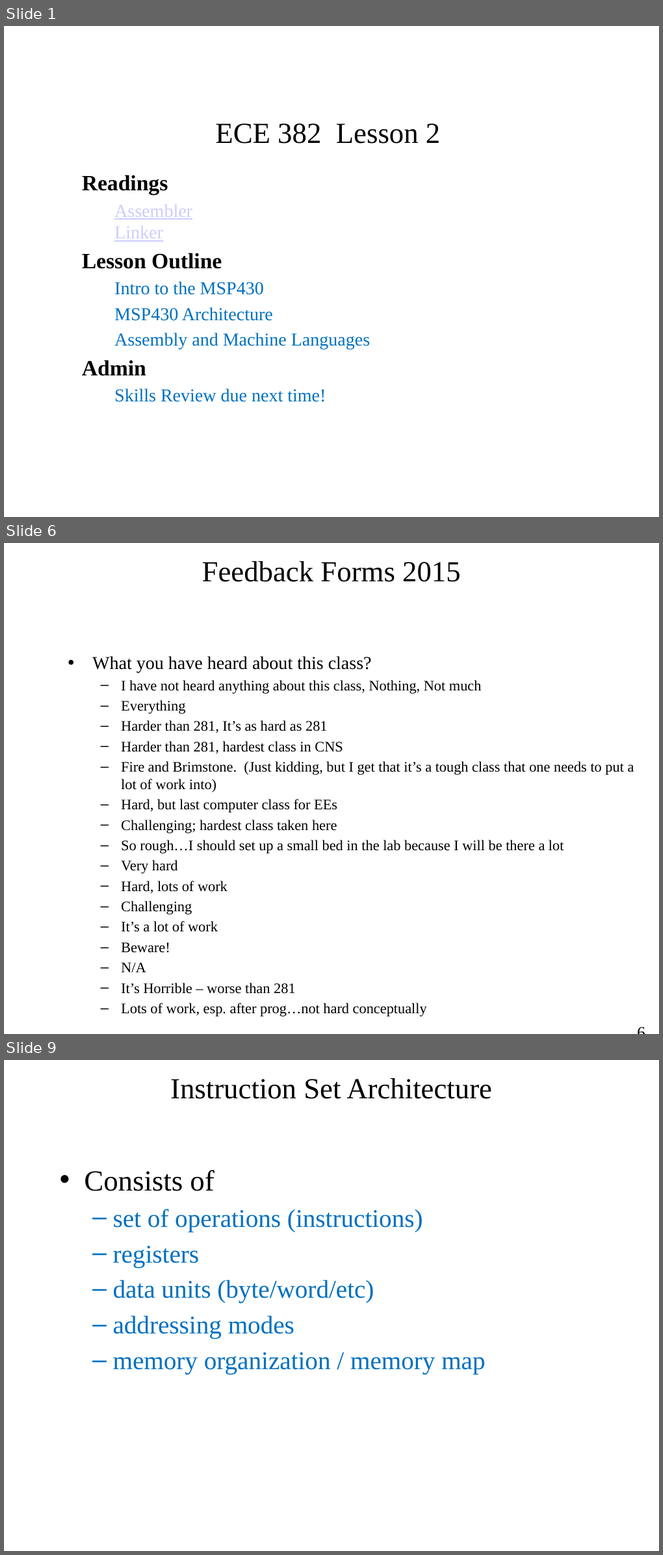
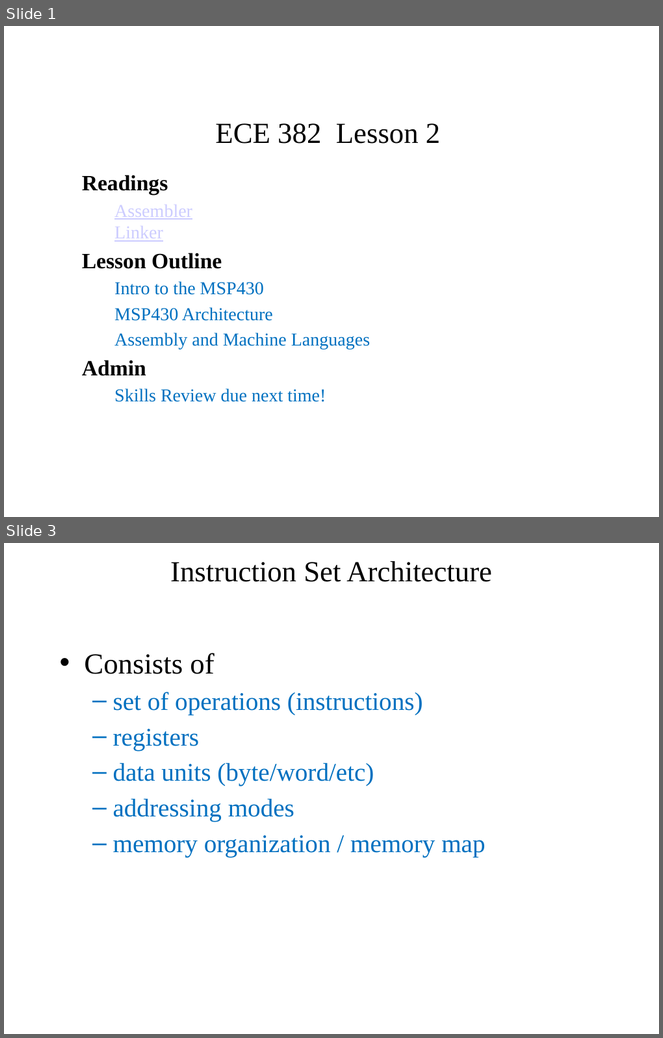
Before and after one commit to pw4rn3r/ECE382, a slide deck: notes/L2/Lsn2.pptx. Shown one above the other, each under a label of ours: slides 1, 6 and 9 before the commit, slides 1 and 3 after it; the slides between them are not shown. The pictures are 663x1555 and 663x1038 pixels, drawn with LibreOffice and Linux fonts; fonts in the diff are those of the drawing. Boxes give left, top, right and bottom in pixels: in the first picture for what was removed or moved away, otherwise in the second. Text is boxed around its words. In the diff, an @@ line names an element or a change of style, - is before the commit and + after.

Commit message:
Removed feedback slides from L2

```diff
--- a/notes/L2/Lsn2.pptx
+++ b/notes/L2/Lsn2.pptx
@@ slide 6 removed at [4, 543, 659, 1034], background #FFFFFF @@
@@ title removed at [202, 561, 461, 582] @@
-Feedback Forms 2015
@@ text removed at [92, 656, 634, 1017] @@
-• What you have heard about this class?
-  – I have not heard anything about this class, Nothing, Not much
-  – Everything
-  – Harder than 281, It’s as hard as 281
-  – Harder than 281, hardest class in CNS
-  – Fire and Brimstone. (Just kidding, but I get that it’s a tough class that one needs to put a lot of work into)
-  – Hard, but last computer class for EEs
-  – Challenging; hardest class taken here
-  – So rough…I should set up a small bed in the lab because I will be there a lot
-  – Very hard
-  – Hard, lots of work
-  – Challenging
-  – It’s a lot of work
-  – Beware!
-  – N/A
-  – It’s Horrible – worse than 281
-  – Lots of work, esp. after prog…not hard conceptually
@@ page number removed at [499, 991, 652, 1025] @@
-6
@@ what was slide 9 is now slide 3 @@
```
Also in this commit, not shown: 4 slides changed, 5 other slides removed.
